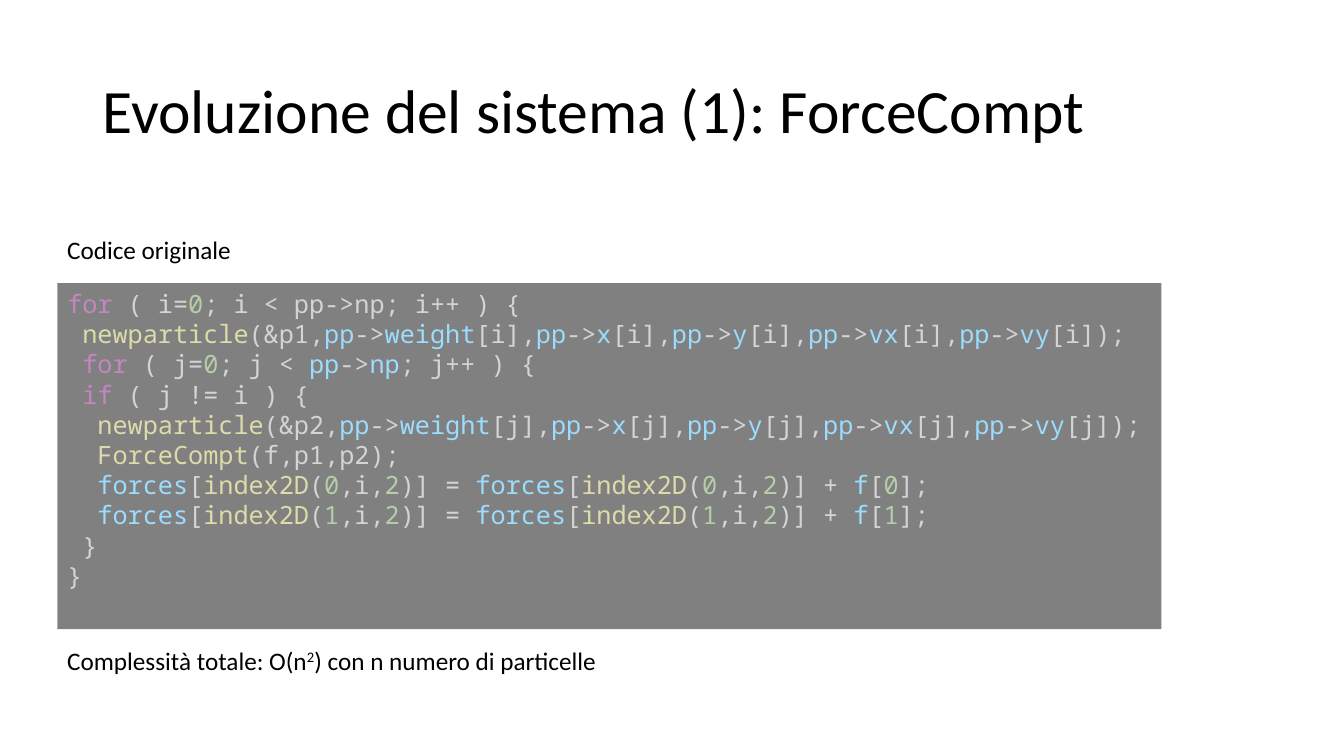
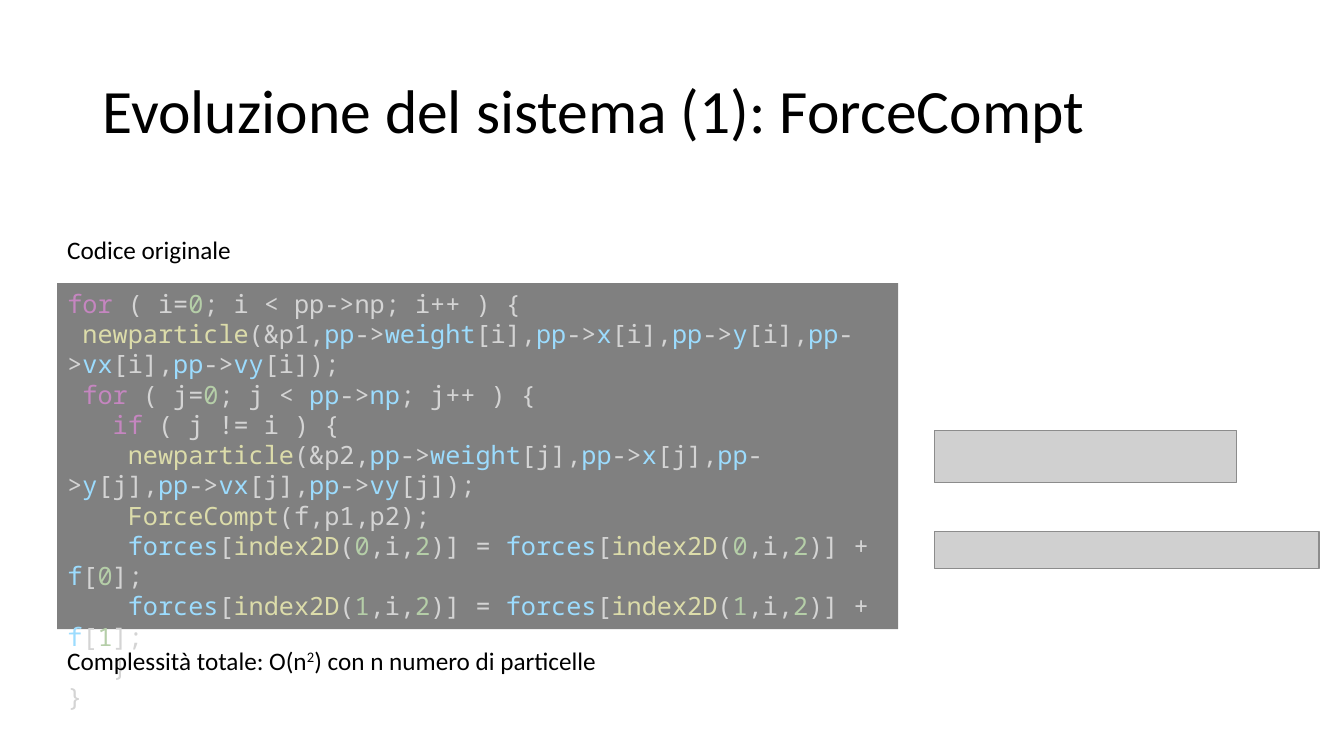
Before and after one commit to piepor/particles-simulation-parallel, a slide deck: slide 6 of presentazione/presentazione.pptx. Drawn at 1344x756 pixels with LibreOffice and Linux fonts; fonts in the diff are those of the drawing; grey boxes stand for pictures. Boxes give left, top, right and bottom in pixels: in the first picture for what was removed or moved away, otherwise in the second. Text is boxed around its words. In the diff, an @@ line names an element or a change of style, - is before the commit and + after.

```diff
--- a/presentazione/presentazione.pptx
+++ b/presentazione/presentazione.pptx
@@ rectangle "for ( i=0; i < ...": place and size @@
-rectangle "for ( i=0; i < ..." at <box>57,283,1162,629</box>
+rectangle "for ( i=0; i < ..." at <box>57,283,898,629</box>
@@ picture added at <box>935,431,1237,483</box> @@
@@ picture added at <box>935,531,1319,568</box> @@
```
Also in this commit, not shown: 3 other slides changed, 4 slides added, 3 other files.
